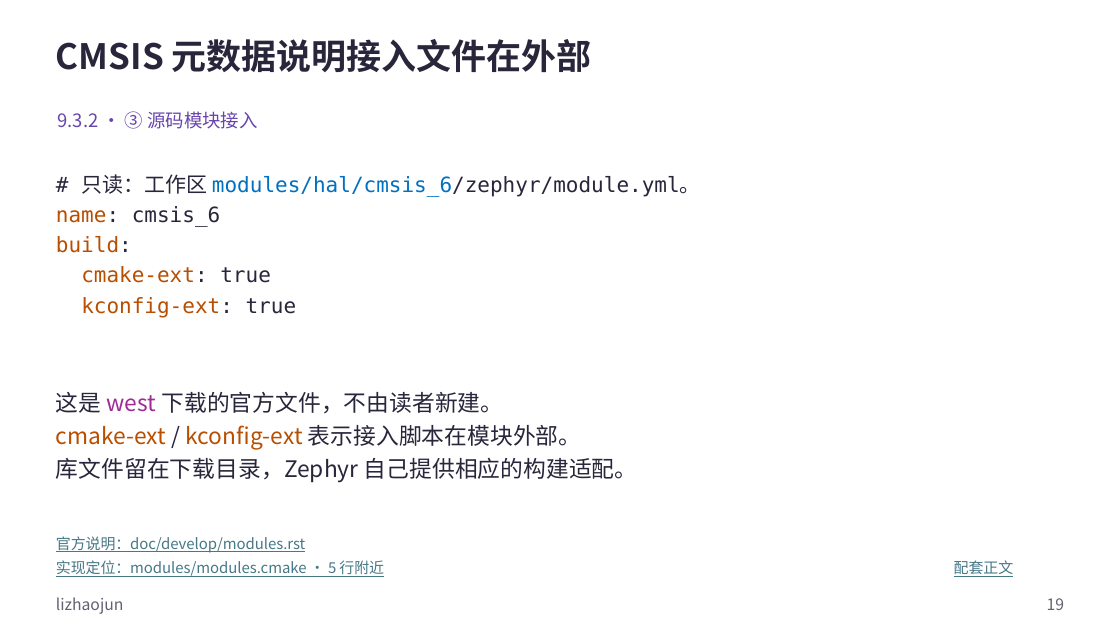
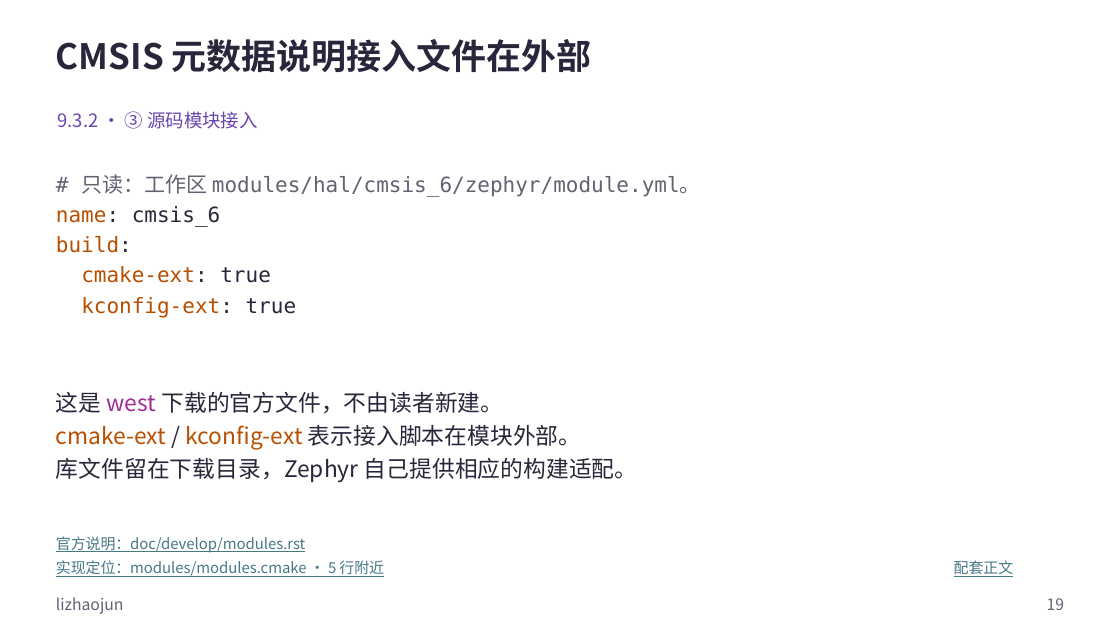
Before and after one commit to FormingSystem/zephyr_hc32f4a0, a slide deck: slide 19 of learning/P01_zephyr_make_project/slides/P009_Zephyr的CMake输入与依赖发现_Windows.pptx. Drawn at 1120x630 pixels with LibreOffice and Linux fonts; fonts in the diff are those of the drawing. Boxes give left, top, right and bottom in pixels: in the first picture for what was removed or moved away, otherwise in the second. Text is boxed around its words. In the diff, an @@ line names an element or a change of style, - is before the commit and + after.

Commit message:
content(learning/cmake-inputs): 统一输入发现文稿的接口与路径配色
- 按上下文区分 CMake 目录、查找函数和 Zephyr 输入变量，使 SDK 与源码模块的发现链更容易对应。
- 正式 PPT 与可重建原生源同步，保留封面、媒体、批注和非正文页脚署名。

```diff
--- a/learning/P01_zephyr_make_project/slides/P009_Zephyr的CMake输入与依赖发现_Windows.pptx
+++ b/learning/P01_zephyr_make_project/slides/P009_Zephyr的CMake输入与依赖发现_Windows.pptx
@@ text at <box>81,174,701,197</box>: text colour #29263B to #646173 in "# 只读：工作区 modules/hal/cmsis_6/zephyr/module.yml。"; text colour #0070C0 to #646173 in "modules/hal/cmsis_6/zephyr/module.yml。" @@
```
Also in this commit, not shown: 3 other slides changed, 23 other files.
